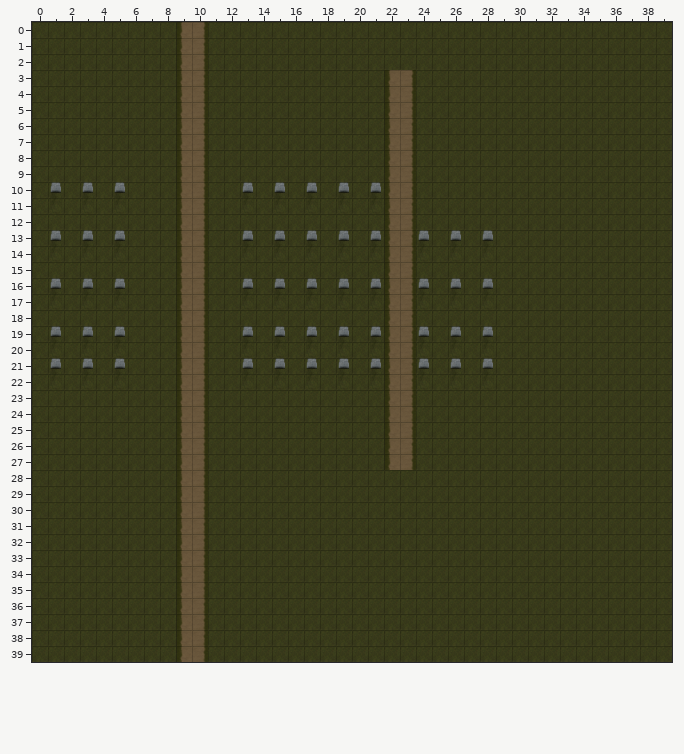
A Tiled map gets an edit: resources/tiles/graveyard/graveyard_tilemap.tmx. The picture above was drawn from the file before the commit.
Cells are 64x64 px. Shown: x 0..39, y 0..39.
After the commit:
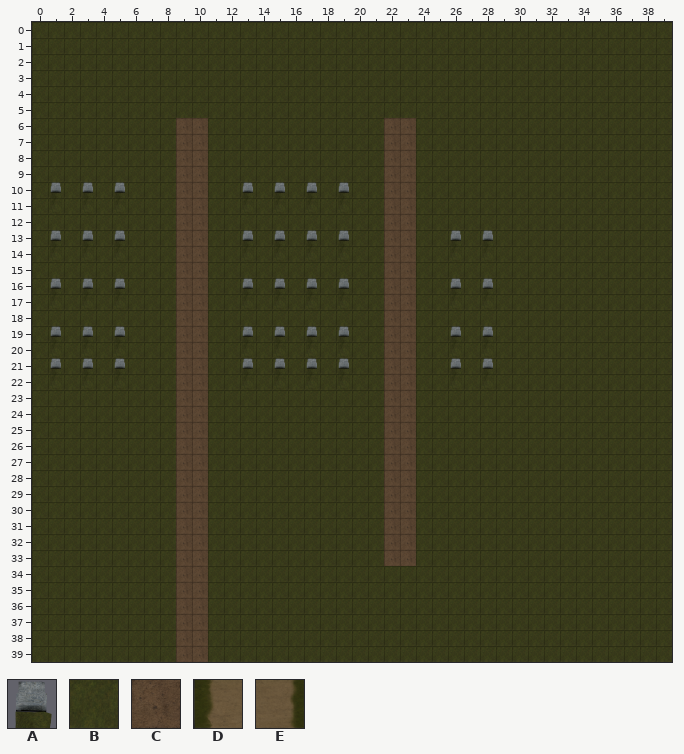
Key: from "Graveyard2_tileset": A 0, B 1, C 3, D 7, E 8.
_ is an empty cell.
Tiles replaced or removed in this view: A, D, E.
Difference:
Changed rows in their new state; . is an unchanged cell.
Layer "Floor":
first column x 9:
 0 BB
 1 BB
 2 BB
 3 BB
 4 BB
 5 BB
 6 CC
 7 CC
 8 CC
 9 CC
10 CC
11 CC
12 CC
13 CC
14 CC
15 CC
16 CC
17 CC
18 CC
19 CC
20 CC
21 CC
22 CC
23 CC
24 CC
25 CC
26 CC
27 CC
28 CC
29 CC
30 CC
31 CC
32 CC
33 CC
34 CC
35 CC
36 CC
37 CC
38 CC
39 CC
Layer "Objects":
first column x 21:
 3 .__.
 4 .__.
 5 .__.
 6 .CC.
 7 .CC.
 8 .CC.
 9 .CC.
10 _CC.
11 .CC.
12 .CC.
13 _CC_
14 .CC.
15 .CC.
16 _CC_
17 .CC.
18 .CC.
19 _CC_
20 .CC.
21 _CC_
22 .CC.
23 .CC.
24 .CC.
25 .CC.
26 .CC.
27 .CC.
28 .CC.
29 .CC.
30 .CC.
31 .CC.
32 .CC.
33 .CC.
Pixel boxes of the changes (left, top, right, bottom) in both pictures:
changed: (176, 22, 208, 662)
changed: (370, 70, 430, 566)
